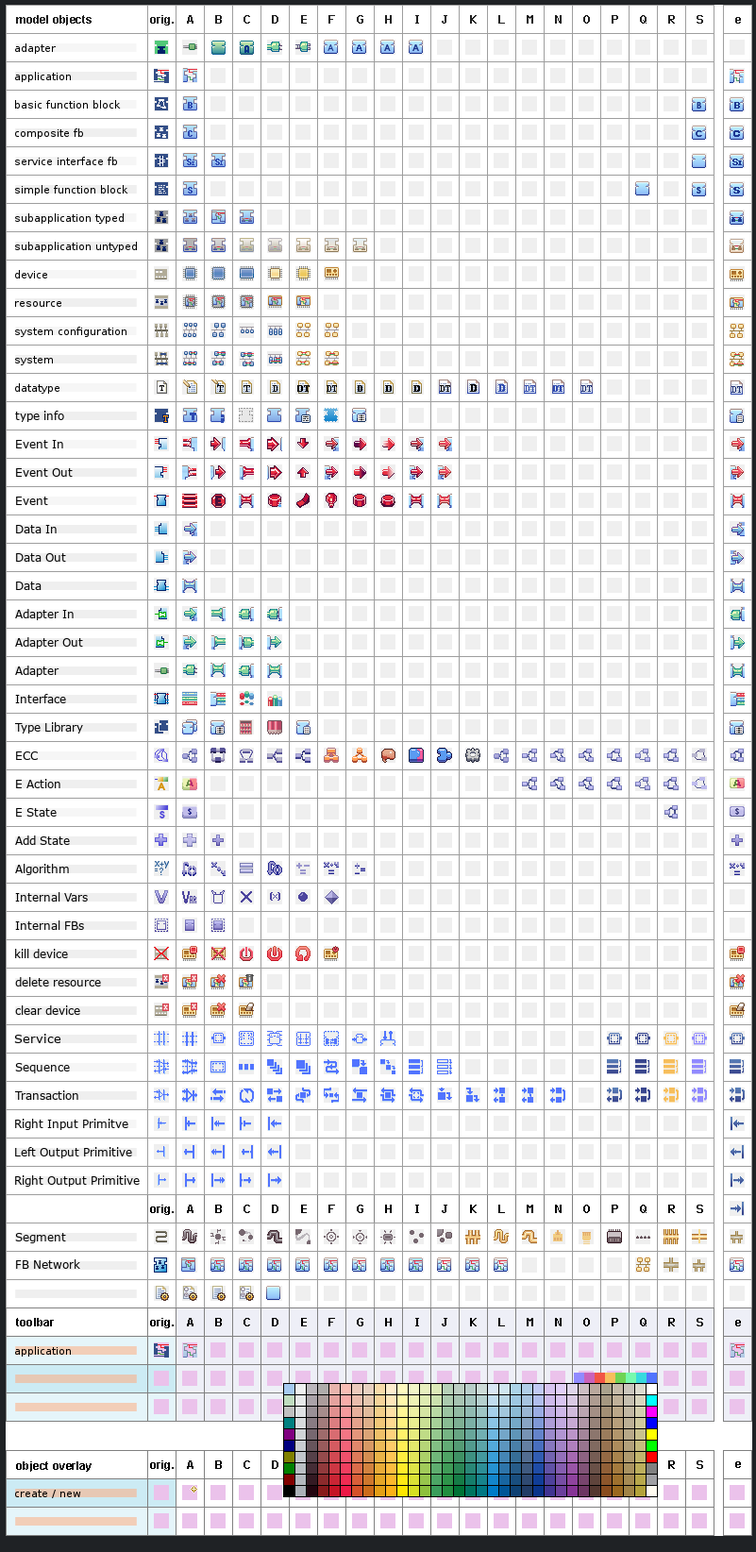
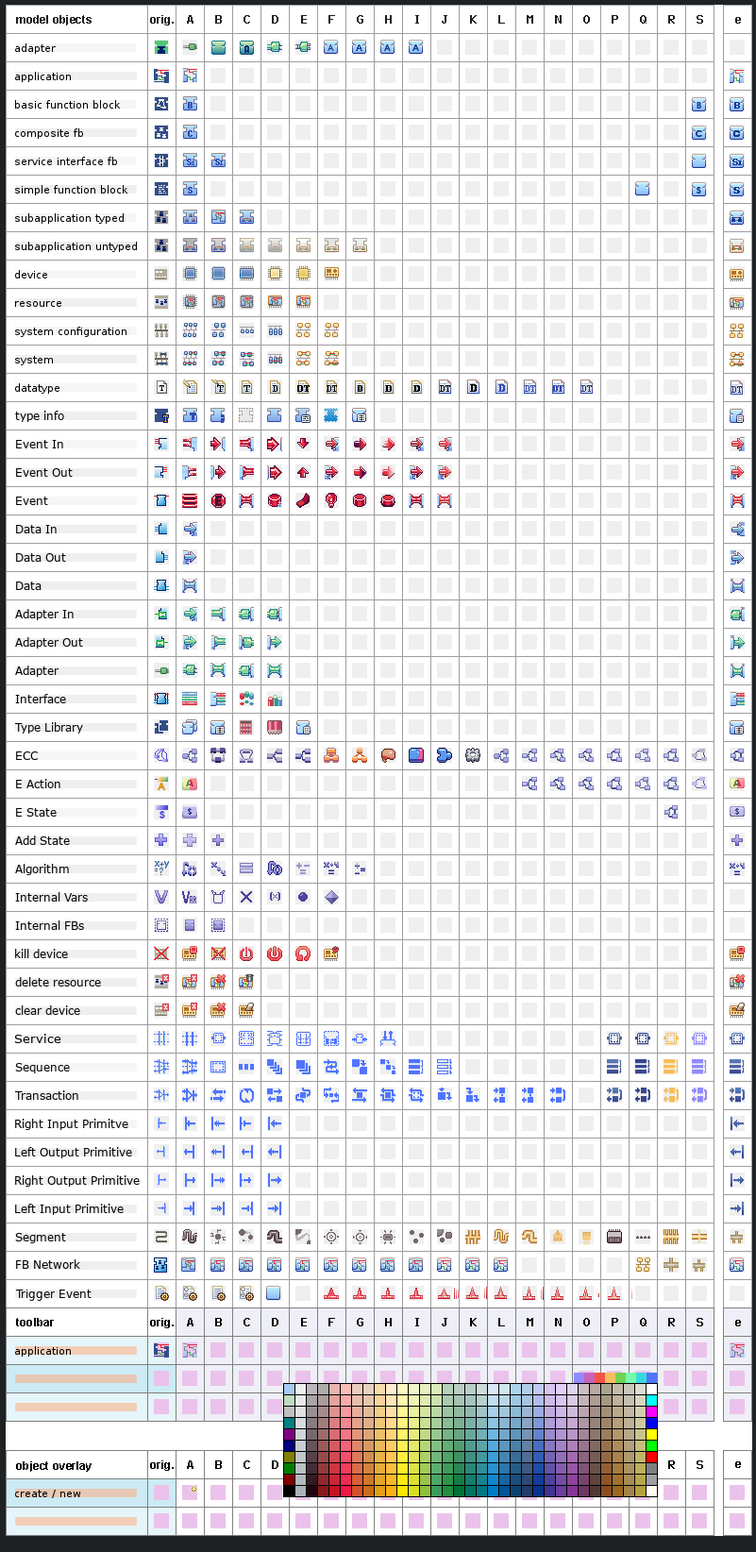
Comparing the layer stacks of the two w=756, h=1552 images. Changes:
removed layer "PickHelp" over [15, 1195, 708, 1223]
added layer "fb network #1" in group "Typo" over [15, 1289, 92, 1302]
painted on "Work" over [323, 1287, 633, 1307]
